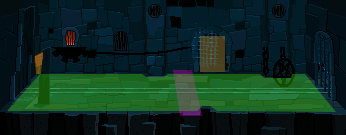
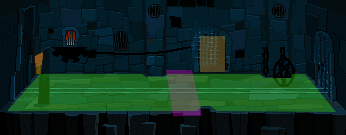
Before/after of a 346×135 layered artwork. What changed in the layer stack:
renamed "Polygon 1" to "SisterIntro", painted on it over (x1=166, y1=70, x2=180, y2=116)
